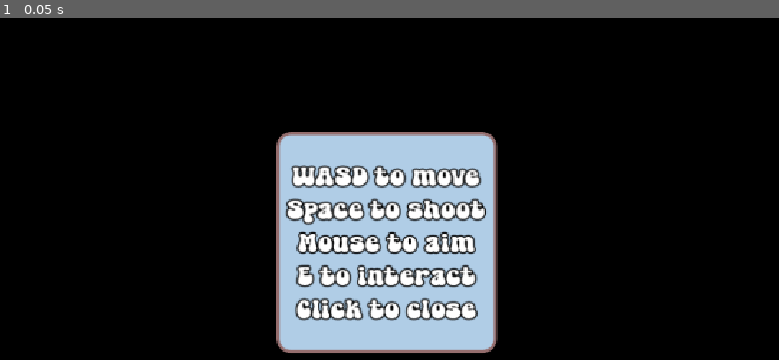
Above: before the commit, frame 1.
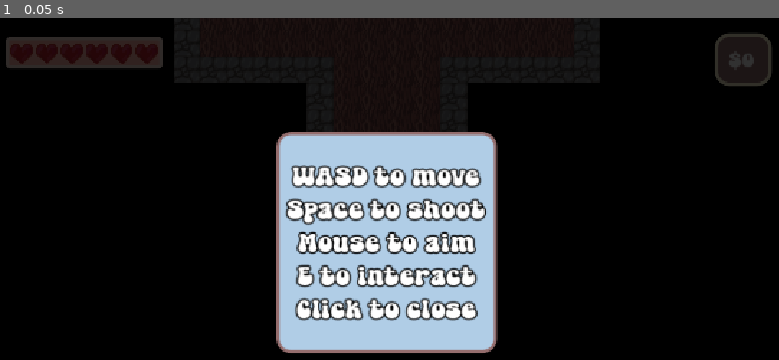
Above: after the commit, the same moment.

Repository: teganmy/wizard-cat-cat-wizard
Game: Godot game, scene res://levels/level_2.tscn
The game is run twice, just before and just after one commit, with the same random seed, the same clock (stepped at 60 frames per second) and the same inputs. This scene is started directly instead of the project's main scene.
Inputs:
- Up to frame 1 (0.05 s): no input

The runs differ from the first frame. In frame 1, 6.2% of the frame differs, in the area x 0-99%, y 0-34%.

Commit message:
Added enemies to level 2 first room

Diff:
--- a/wizard-cat-game/levels/level_2.tscn
+++ b/wizard-cat-game/levels/level_2.tscn
@@ -9,6 +9,9 @@
 [ext_resource type="Script" uid="uid://d087k21va4dnw" path="res://components/enemy_spawn.gd" id="6_ep78u"]
 [ext_resource type="PackedScene" uid="uid://ccs35van3ohn0" path="res://enemies/enemy.tscn" id="7_dfjjl"]
 [ext_resource type="Script" uid="uid://26e5cw4g2wa2" path="res://enemies/enemy_type.gd" id="8_at1ld"]
+[ext_resource type="Resource" uid="uid://csnqy0o3a70kb" path="res://enemies/types/snail.tres" id="9_hbb88"]
+[ext_resource type="Resource" uid="uid://blk0w5rkukd5e" path="res://enemies/types/snake.tres" id="10_wcjpl"]
+[ext_resource type="Resource" uid="uid://dua1rcwkq8gmb" path="res://enemies/types/frog.tres" id="11_5orea"]
 
 [sub_resource type="RectangleShape2D" id="RectangleShape2D_gpvk7"]
 size = Vector2(416, 320)
@@ -22,8 +25,10 @@
 
 [node name="Room1" type="Area2D" parent="." unique_id=291317439 node_paths=PackedStringArray("lockables")]
 position = Vector2(576, 320)
+collision_mask = 2
 script = ExtResource("3_v5uil")
 lockables = [NodePath("Door")]
+visible_on_enter = true
 metadata/_custom_type_script = "uid://r7m3l5eq4nij"
 
 [node name="TileMapLayer" type="TileMapLayer" parent="Room1" unique_id=2095351958]
@@ -43,32 +48,31 @@
 position = Vector2(128, -64)
 script = ExtResource("6_ep78u")
 enemy_scene = ExtResource("7_dfjjl")
-waves = Array[ExtResource("8_at1ld")]([null, null, null])
+waves = Array[ExtResource("8_at1ld")]([ExtResource("9_hbb88"), ExtResource("10_wcjpl"), ExtResource("10_wcjpl")])
 metadata/_custom_type_script = "uid://d087k21va4dnw"
 
 [node name="EnemySpawner2" type="Marker2D" parent="Room1" unique_id=1019873683]
 position = Vector2(-128, -64)
 script = ExtResource("6_ep78u")
 enemy_scene = ExtResource("7_dfjjl")
-waves = Array[ExtResource("8_at1ld")]([null, null, null])
+waves = Array[ExtResource("8_at1ld")]([ExtResource("11_5orea"), ExtResource("11_5orea"), ExtResource("11_5orea")])
 metadata/_custom_type_script = "uid://d087k21va4dnw"
 
 [node name="EnemySpawner3" type="Marker2D" parent="Room1" unique_id=1832277918]
 position = Vector2(128, -256)
 script = ExtResource("6_ep78u")
 enemy_scene = ExtResource("7_dfjjl")
-waves = Array[ExtResource("8_at1ld")]([null, null, null])
+waves = Array[ExtResource("8_at1ld")]([ExtResource("9_hbb88"), ExtResource("9_hbb88"), ExtResource("9_hbb88")])
 metadata/_custom_type_script = "uid://d087k21va4dnw"
 
 [node name="EnemySpawner4" type="Marker2D" parent="Room1" unique_id=1009593365]
 position = Vector2(-128, -256)
 script = ExtResource("6_ep78u")
 enemy_scene = ExtResource("7_dfjjl")
-waves = Array[ExtResource("8_at1ld")]([null, null, null])
+waves = Array[ExtResource("8_at1ld")]([ExtResource("11_5orea"), ExtResource("10_wcjpl"), ExtResource("10_wcjpl")])
 metadata/_custom_type_script = "uid://d087k21va4dnw"
 
 [node name="CanvasLayer" type="CanvasLayer" parent="." unique_id=1406832674]
 
 [node name="HUD" parent="CanvasLayer" unique_id=1381849764 instance=ExtResource("3_0srwa")]
-visible = false
 metadata/_edit_lock_ = true
